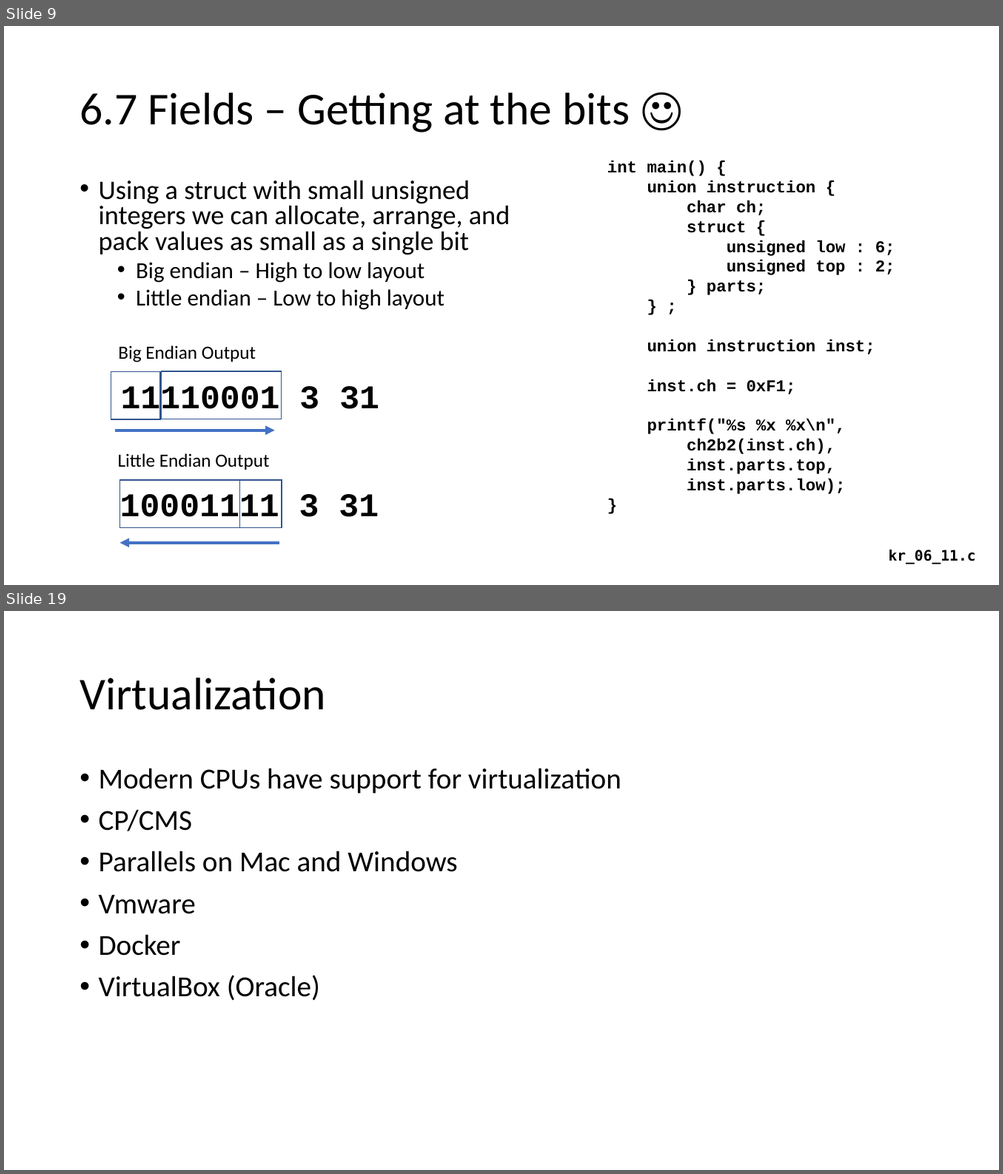
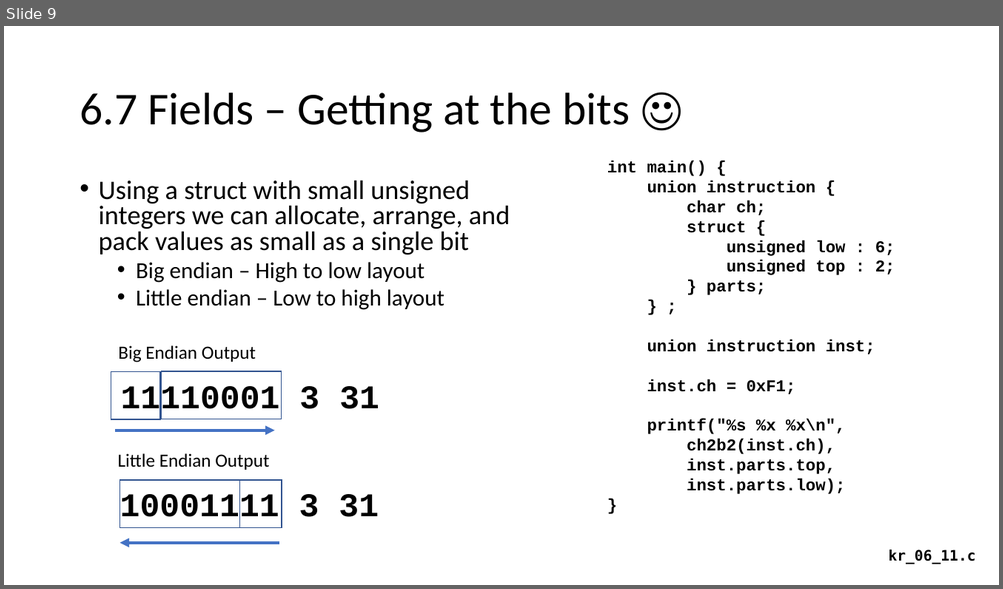
Before and after one commit to csev/ca4e, a slide deck: lectures/save/05-Software-Theory.pptx. Shown one above the other, each under a label of ours: slides 9 and 19 before the commit, slide 9 after it; the slides between them are not shown. The pictures are 1003x1174 and 1003x589 pixels, drawn with LibreOffice and Linux fonts; fonts in the diff are those of the drawing. Boxes give left, top, right and bottom in pixels: in the first picture for what was removed or moved away, otherwise in the second. Text is boxed around its words. In the diff, an @@ line names an element or a change of style, - is before the commit and + after.

```diff
--- a/lectures/save/05-Software-Theory.pptx
+++ b/lectures/save/05-Software-Theory.pptx
@@ slide 19 removed at [4, 611, 999, 1170], background #FFFFFF @@
@@ title removed at [79, 678, 326, 710] @@
-Virtualization
@@ text removed at [99, 768, 621, 1001] @@
-• Modern CPUs have support for virtualization
-• CP/CMS
-• Parallels on Mac and Windows
-• Vmware
-• Docker
-• VirtualBox (Oracle)
```
Also in this commit, not shown: 9 other slides removed, 18 other files.
